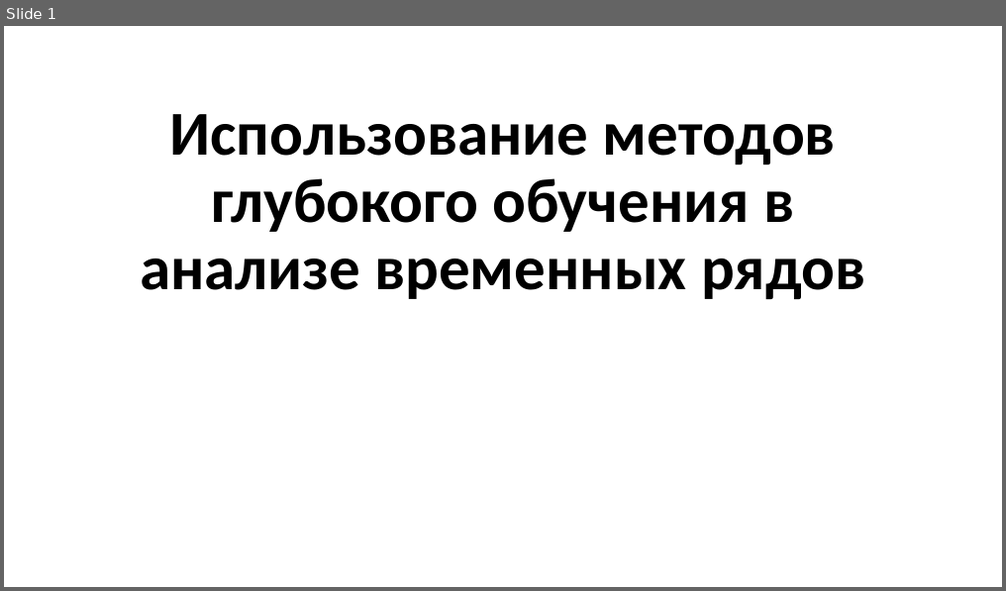
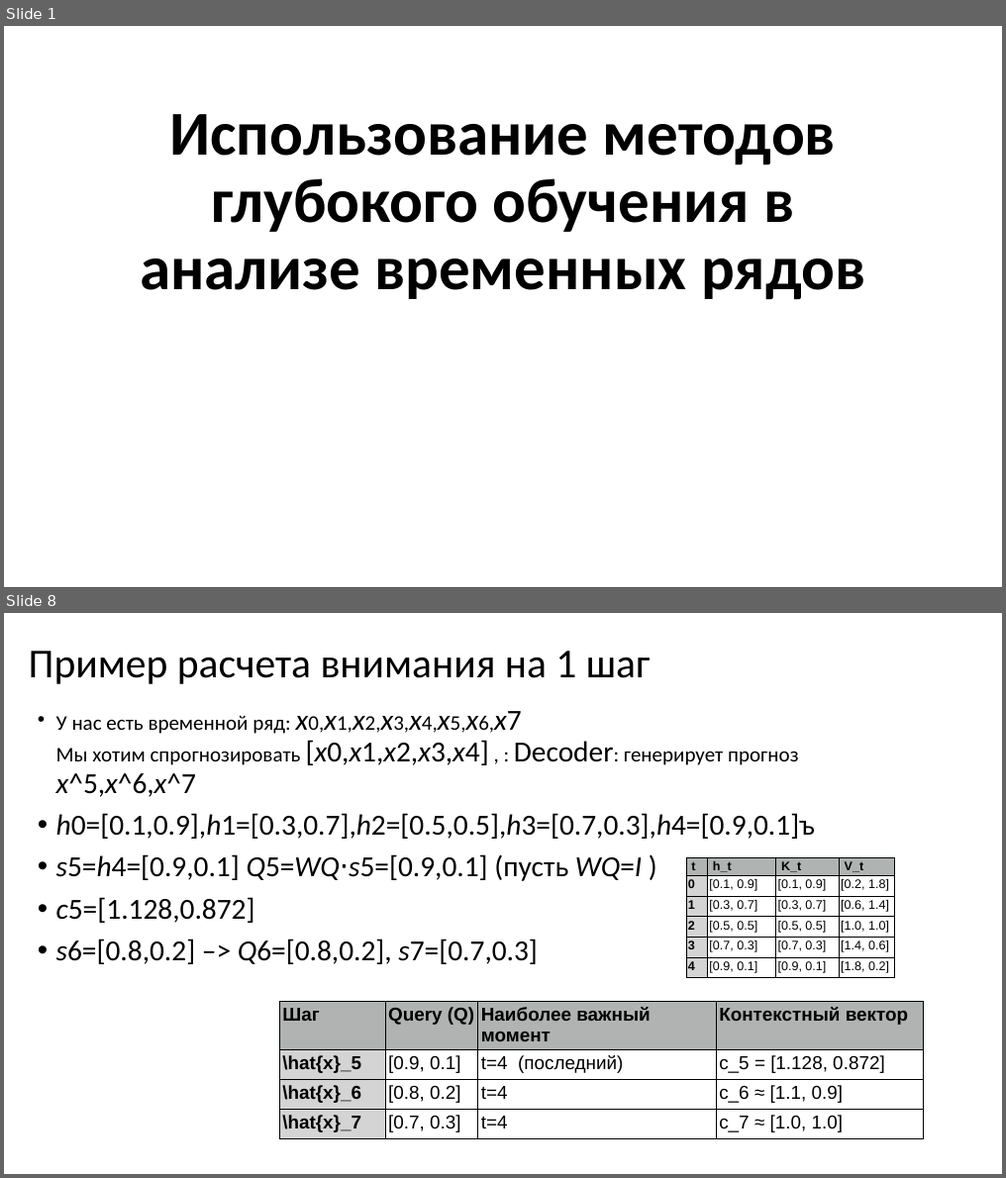
Before and after one commit to MVRonkin/TimeSeriesCourse, a slide deck: 2025/LEC/07-3 Transformers.pptx. Shown one above the other, each under a label of ours: slide 1 before the commit, slides 1 and 8 after it; the slides between them are not shown. The pictures are 1006x591 and 1006x1178 pixels, drawn with LibreOffice and Linux fonts; fonts in the diff are those of the drawing. Boxes give left, top, right and bottom in pixels: in the first picture for what was removed or moved away, otherwise in the second. Text is boxed around its words. In the diff, an @@ line names an element or a change of style, - is before the commit and + after.

```diff
--- a/2025/LEC/07-3 Transformers.pptx
+++ b/2025/LEC/07-3 Transformers.pptx
@@ slide 8 added at [4,613,1002,1174], background #FFFFFF @@
@@ title added at [29,651,650,684], 39.6 pt, text #000000 @@
+Пример расчета внимания на 1 шаг
@@ text added at [56,711,815,964], 28 pt, text #000000 @@
+• У нас есть временной ряд: x0,x1,x2,x3,x4,x5,x6,x7
+  Мы хотим спрогнозировать [x0,x1,x2,x3,x4] , : Decoder: генерирует прогноз x^5,x^6,x^7
+• h0=[0.1,0.9],h1=[0.3,0.7],h2=[0.5,0.5],h3=[0.7,0.3],h4=[0.9,0.1]ъ
+• s5=h4=[0.9,0.1] Q5=WQ⋅s5=[0.9,0.1] (пусть WQ=I )
+• c5=[1.128,0.872]
+• s6=[0.8,0.2] –> Q6=[0.8,0.2], s7=[0.7,0.3]
@@ table added at [686,858,893,979], 6 rows, 4 columns @@
+t | h_t | K_t | V_t
+0 | [0.1, 0.9] | [0.1, 0.9] | [0.2, 1.8]
+1 | [0.3, 0.7] | [0.3, 0.7] | [0.6, 1.4]
+2 | [0.5, 0.5] | [0.5, 0.5] | [1.0, 1.0]
+3 | [0.7, 0.3] | [0.7, 0.3] | [1.4, 0.6]
+4 | [0.9, 0.1] | [0.9, 0.1] | [1.8, 0.2]
@@ table added at [279,1001,924,1143], 4 rows, 4 columns @@
+Шаг | Query (Q) | Наиболее важный момент | Контекстный вектор
+\hat{x}_5 | [0.9, 0.1] | t=4 (последний) | c_5 = [1.128, 0.872]
+\hat{x}_6 | [0.8, 0.2] | t=4 | c_6 ≈ [1.1, 0.9]
+\hat{x}_7 | [0.7, 0.3] | t=4 | c_7 ≈ [1.0, 1.0]
```
Also in this commit, not shown: 2 slides changed, 11 other slides added, 37 slides removed.
